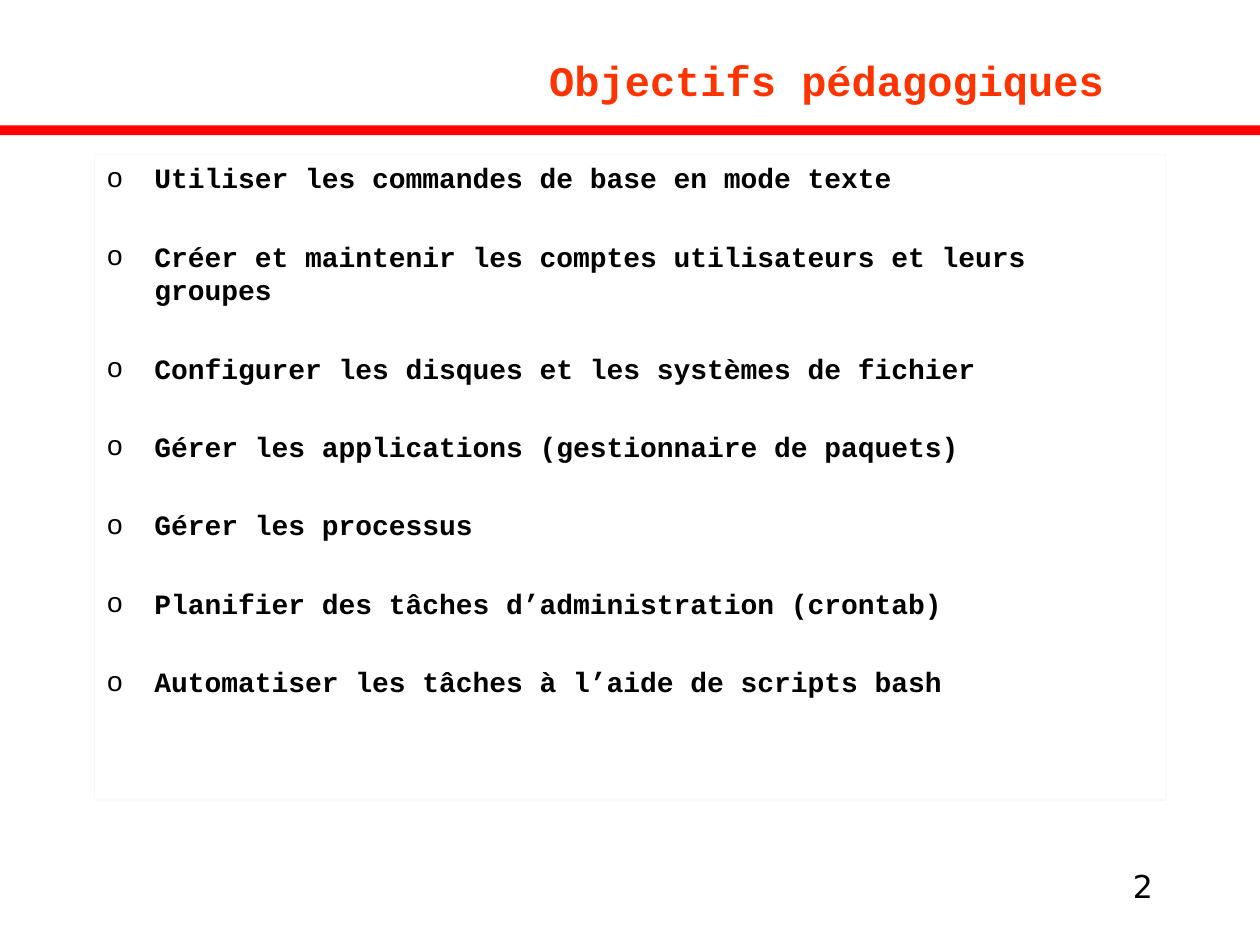
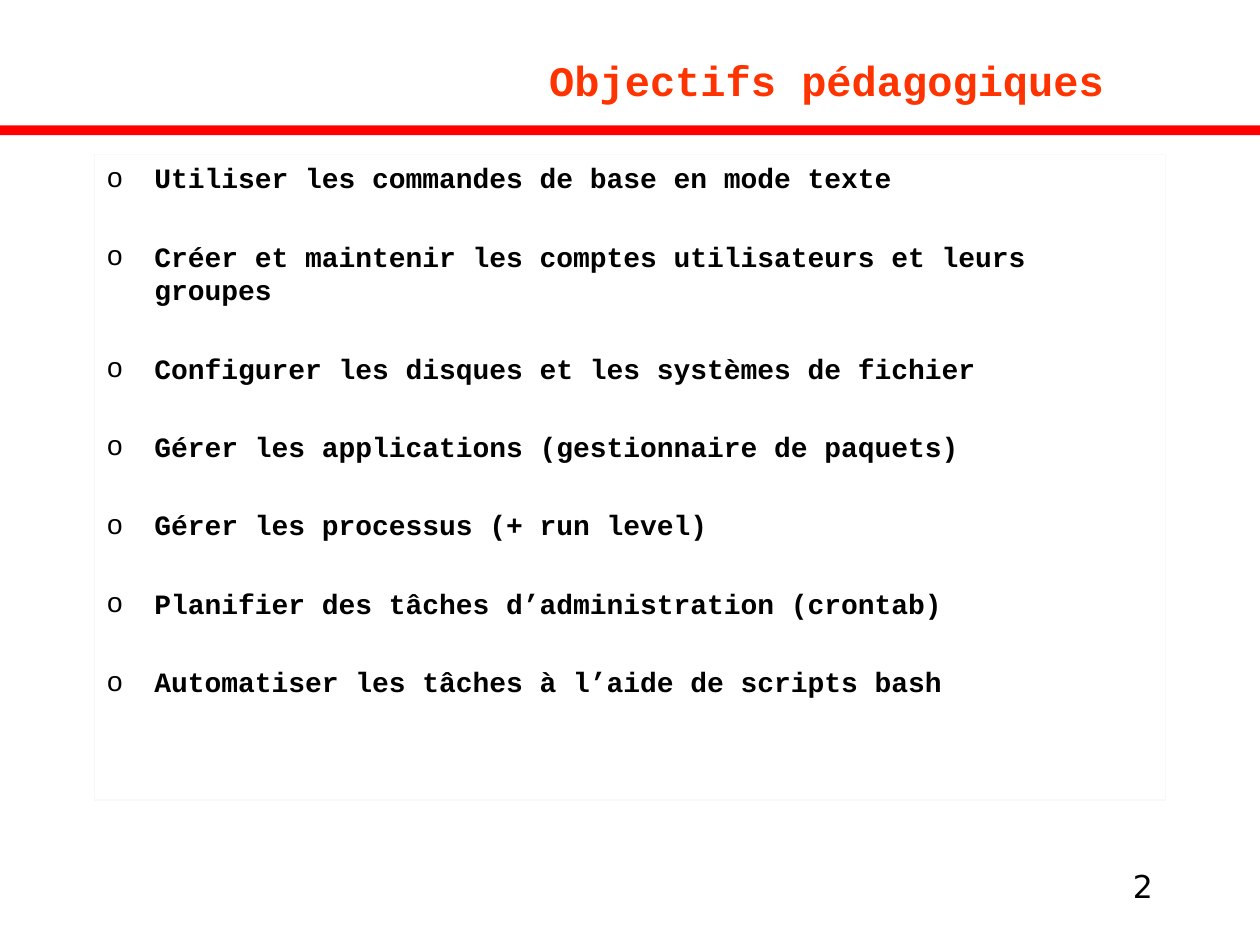
Before and after one commit to mdautrey/Linux, a slide deck: slide 2 of CoursAdministrationLinux.pptx. Drawn at 1260x945 pixels with LibreOffice and Linux fonts; fonts in the diff are those of the drawing; background and template pictures are left out. Boxes give left, top, right and bottom in pixels: in the first picture for what was removed or moved away, otherwise in the second. Text is boxed around its words. In the diff, an @@ line names an element or a change of style, - is before the commit and + after.

Commit message:
runlevel + gestion des processus

```diff
--- a/CoursAdministrationLinux.pptx
+++ b/CoursAdministrationLinux.pptx
@@ text at [154, 516, 708, 541]: text changed @@
-o Gérer les processus
+o Gérer les processus (+ run level)
```
Also in this commit, not shown: 1 other file.
